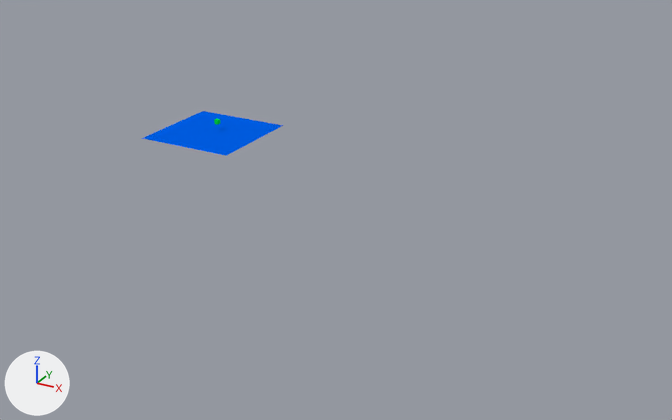
An edit to the Blender file harald_blenderkurs.blend, drawn before and after from the same camera.
One viewpoint serves both versions: a camera (50 mm lens) standing at (247.0, -336.0, 139.0) and looking at (71.0, -15.0, -22.0). Every picture has the same lights, and +X, +Y and +Z are marked at lower left.
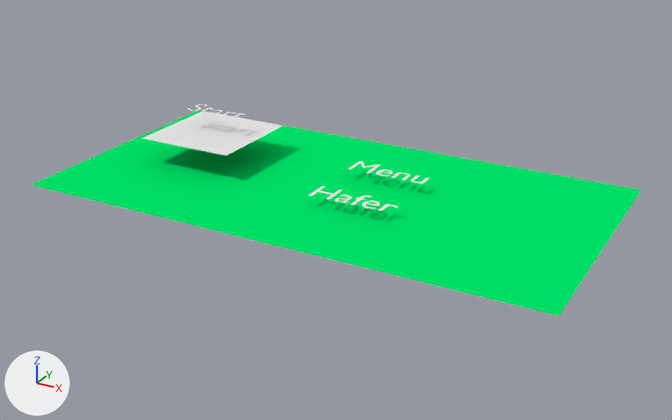
The newer file is also rescaled (x0.0253), turned or shifted as a whole; pictures and numbers use the older file's frame.

Where the change shows, as pixel boxes [x1, y1, x2, y2] in the pictures (672 x 420 px):
```json
{"object": "Plane.001", "change": "added", "after": [31, 110, 641, 316], "on screen": "green"}
{"object": "Plane", "change": "recoloured", "before": [142, 111, 283, 156], "after": [142, 111, 283, 156], "on screen": "blue to white"}
{"object": "Text", "change": "added", "after": [309, 161, 429, 211]}
{"object": "Text.001", "change": "added", "after": [188, 104, 245, 119]}
```

Scene script edits in JSON lines:
```json
{"op": "add", "block": "mat_material_003", "code": ["mat_material_003 = diffuse_material('Material.003')", "mat_material_003.base_color = (0.8, 0.8, 0.8)  # white #e7e7e7"]}
{"op": "add", "block": "mat_material_002", "code": ["mat_material_002 = diffuse_material('Material.002')", "mat_material_002.base_color = (0.0, 0.8, 0.14)  # green #00e769"]}
{"block": "me_plane", "where": "me_plane.from_pydata(...)  # 4 vertices, 1 face; spans x -1.0..1.0, y -1.0..1.0, z 0.0"}
{"op": "remove", "block": "me_plane", "code": "me_plane.materials.append(mat_material_001)  # blue #005fe7"}
{"op": "add", "block": "me_plane", "code": "me_plane.materials.append(mat_material_003)  # white #e7e7e7"}
{"op": "add", "block": "me_plane_001", "code": ["me_plane_001 = bpy.data.meshes.new('Plane.001')", "me_plane_001.from_pydata([(-2.6, -3.03, -0.32), (2.6, -3.03, -0.32), (-2.6, 2.18, -0.32), (2.6, 2.18, -0.32)], [], [(0, 1, 3, 2)])", "me_plane_001.materials.append(mat_material_002)  # green #00e769"]}
{"op": "add", "block": "txt_text_001", "code": ["txt_text_001 = bpy.data.curves.new('Text.001', 'FONT')", "txt_text_001.body = 'Start\\n'"]}
{"op": "add", "block": "txt_text", "code": ["txt_text = bpy.data.curves.new('Text', 'FONT')", "txt_text.body = 'Menu\\n\\nHafer'"]}
{"op": "add", "block": "ob_plane_001", "code": ["ob_plane_001 = bpy.data.objects.new('Plane.001', me_plane_001)", "ob_plane_001.location = (66.4, 1.7, -9.0)", "ob_plane_001.scale = (45.1, 23.5, 17.0)"]}
{"op": "add", "block": "ob_text_001", "code": ["ob_text_001 = bpy.data.objects.new('Text.001', txt_text_001)", "ob_text_001.location = (-14.3, -5.3, 7.9)", "ob_text_001.scale = (15.4, 15.4, 15.4)"]}
{"op": "add", "block": "ob_text", "code": ["ob_text = bpy.data.objects.new('Text', txt_text)", "ob_text.location = (66.4, 1.7, -9.0)", "ob_text.scale = (17.0, 17.0, 17.0)"]}
```
